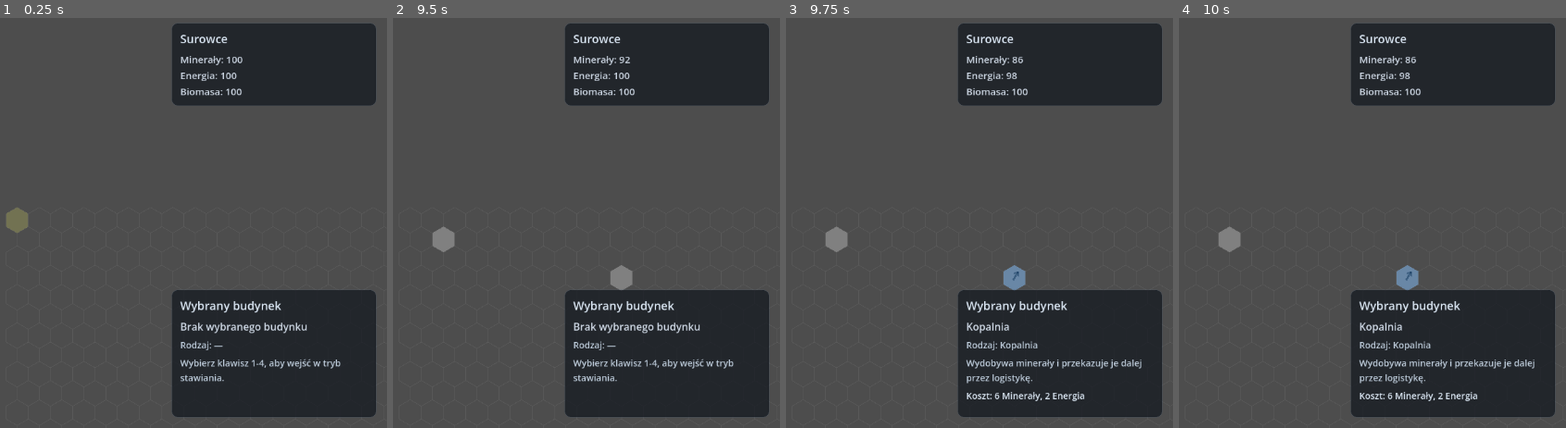
Above: before the commit, frames 1-4 (left to right).
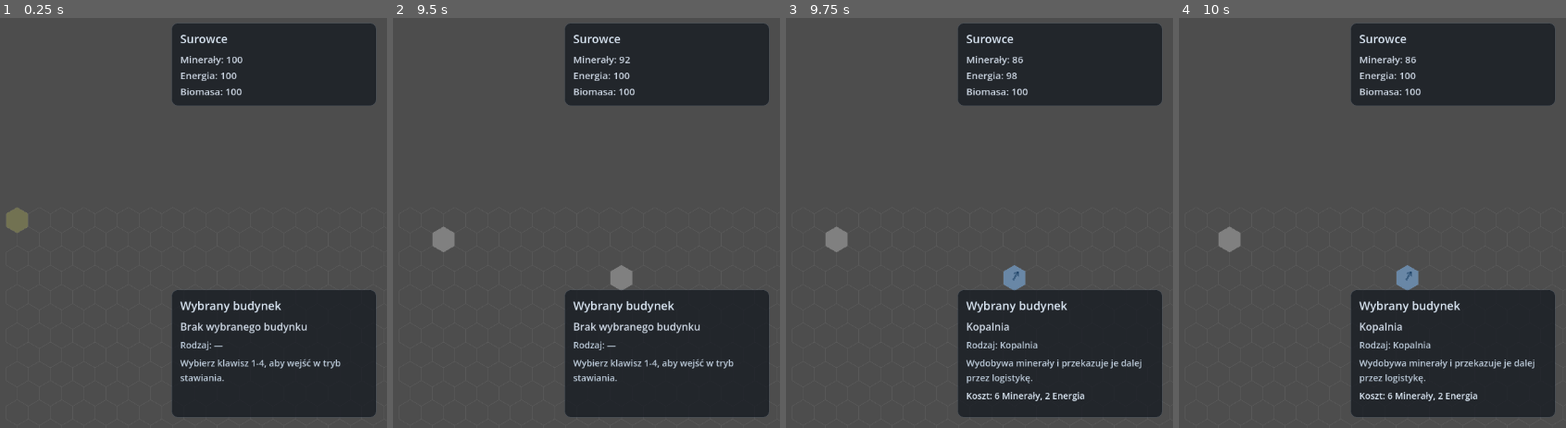
Above: after the commit, the same moments.

Repository: startrek1p2p/factory_game
Game: Godot game, scene res://scenes/main.tscn
Two runs of this game, one before a commit and one after it. Both use one fixed random seed, a clock stepped at 60 frames per second and the inputs below.
Inputs (mouse positions are in pixels of both pictures, inside the frame that each line leads up to):
- Up to frame 1 (0.25 s): no input
- Up to frame 2 (9.5 s): tap Enter at 0.5, 2, 3.5 s; move the mouse to (571, 198) at 0.52 s; tap 3 (build_conveyor) at 0.6, 8.1 s; click (571, 198) at 0.67 s; tap Space at 1.25, 2.75, 4.25 s; move the mouse to (outside the picture) at 1.27 s; tap 0 (build_disable) at 1.35, 8.85 s; click (outside the picture) at 1.42 s; move the mouse to (485, 128) at 2.02 s; tap 2 (build_mine) at 2.1 s; click (485, 128) at 2.17 s; move the mouse to (outside the picture) at 2.77 s; tap 4 (build_storage) at 2.85 s; click (outside the picture) at 2.92 s; move the mouse to (632, 284) at 3.52 s; tap 1 (build_wall) at 3.6 s; click (632, 284) at 3.67 s; move the mouse to (outside the picture) at 4.27 s; tap S (camera_move_down) at 4.35 s; click (outside the picture) at 4.42 s; move the mouse to (447, 218) at 5.02 s; tap A (camera_move_left) at 5.1 s; click (447, 218) at 5.17 s; move the mouse to (outside the picture) at 5.77 s; tap D (camera_move_right) at 5.85 s; click (outside the picture) at 5.92 s; move the mouse to (571, 198) at 6.52 s; tap W (camera_move_up) at 6.6 s; click (571, 198) at 6.67 s; move the mouse to (outside the picture) at 7.27 s; tap R (rotate_building) at 7.35 s; click (outside the picture) at 7.42 s; move the mouse to (485, 128) at 8.02 s; click (485, 128) at 8.17 s; move the mouse to (outside the picture) at 8.77 s; click (outside the picture) at 8.92 s
- Up to frame 3 (9.75 s): move the mouse to (1025, 284) at 9.52 s; tap 2 (build_mine) at 9.6 s; click (1025, 284) at 9.67 s
- Up to frame 4 (10 s): no input

Frames 1-3 are identical in both runs. In frame 4, less than 0.1% of the frame differs, in the area x 56-62%, y 13-15%.

Commit message:
Dodaj panele słoneczne i zasilanie kopalń w ticku symulacji

Diff:
--- a/scripts/GridManager.gd
+++ b/scripts/GridManager.gd
@@ -14,7 +14,8 @@
 	WALL,
 	MINE,
 	CONVEYOR,
-	STORAGE
+	STORAGE,
+	SOLAR_PANEL
 }
 
 enum Direction {
--- a/scripts/Simulation.gd
+++ b/scripts/Simulation.gd
@@ -8,14 +8,21 @@
 var planned_moves: Array = []
 var reserved_targets: Dictionary = {}
 var reserved_sources: Dictionary = {}
+var active_mines: Dictionary = {}
+
+var energy_available: int = 0
+const SOLAR_OUTPUT_PER_TICK := 2
+const MINE_ENERGY_COST_PER_TICK := 1
 
 func _init(grid_manager):
 	grid = grid_manager
+	energy_available = int(economy_state.resources.get(EconomyStateScript.RESOURCE_ENERGY, 0))
 
 func tick():
 	planned_moves.clear()
 	reserved_targets.clear()
 	reserved_sources.clear()
+	active_mines.clear()
 
 	# Jawna semantyka ticka: "max 1 ruch na item/tick" (bez pipeline'u).
 	# 1) input_snapshot = stan wejściowy odczytany raz na początku ticka.
@@ -25,12 +32,15 @@
 	# przetwarzany przez kolejne etapy tego samego ticka.
 	var input_snapshot: Dictionary = snapshot_items_from_grid()
 	var next_state: Dictionary = input_snapshot.duplicate(true)
+	stage_generate_energy_from_solar_panels()
+	prepare_active_mines_from_snapshot()
 
 	stage_mines_generate_into_next_state(input_snapshot, next_state)
 	collect_mine_moves_from_snapshot(input_snapshot)
 	collect_conveyor_moves_from_snapshot(input_snapshot)
 	apply_planned_moves_to_next_state(next_state)
 	commit_next_state_to_grid(next_state)
+	sync_energy_to_economy_state()
 
 func snapshot_items_from_grid() -> Dictionary:
 	var snapshot: Dictionary = {}
@@ -51,6 +61,8 @@
 
 			if cell["type"] != grid.BuildingType.MINE:
 				continue
+			if not is_mine_active(tile):
+				continue
 
 			if input_snapshot[tile] == null:
 				next_state[tile] = "ore"
@@ -62,6 +74,8 @@
 			var cell = grid.get_cell(tile)
 
 			if cell["type"] != grid.BuildingType.MINE:
+				continue
+			if not is_mine_active(tile):
 				continue
 
 			var item = input_snapshot[tile]
@@ -141,3 +155,44 @@
 func commit_next_state_to_grid(next_state: Dictionary):
 	for tile in next_state.keys():
 		grid.set_item_at(tile, next_state[tile])
+
+func stage_generate_energy_from_solar_panels() -> void:
+	var generated_energy := 0
+
+	for y in range(grid.GRID_HEIGHT):
+		for x in range(grid.GRID_WIDTH):
+			var tile = Vector2i(x, y)
+			var cell = grid.get_cell(tile)
+			if cell["type"] == grid.BuildingType.SOLAR_PANEL:
+				generated_energy += SOLAR_OUTPUT_PER_TICK
+
+	energy_available += generated_energy
+
+func prepare_active_mines_from_snapshot() -> void:
+	if MINE_ENERGY_COST_PER_TICK <= 0:
+		for y in range(grid.GRID_HEIGHT):
+			for x in range(grid.GRID_WIDTH):
+				var tile = Vector2i(x, y)
+				var cell = grid.get_cell(tile)
+				if cell["type"] == grid.BuildingType.MINE:
+					active_mines[tile] = true
+		return
+
+	for y in range(grid.GRID_HEIGHT):
+		for x in range(grid.GRID_WIDTH):
+			var tile = Vector2i(x, y)
+			var cell = grid.get_cell(tile)
+			if cell["type"] != grid.BuildingType.MINE:
+				continue
+
+			if energy_available < MINE_ENERGY_COST_PER_TICK:
+				return
+
+			energy_available -= MINE_ENERGY_COST_PER_TICK
+			active_mines[tile] = true
+
+func is_mine_active(tile: Vector2i) -> bool:
+	return active_mines.has(tile)
+
+func sync_energy_to_economy_state() -> void:
+	economy_state.resources[EconomyStateScript.RESOURCE_ENERGY] = energy_available
--- a/scripts/controllers/UIController.gd
+++ b/scripts/controllers/UIController.gd
@@ -30,6 +30,12 @@
 		"kind": "magazyn",
 		"description": "Przyjmuje i gromadzi dostarczone surowce.",
 		"cost": {"Minerały": 8, "Energia": 1}
+	},
+	GridManagerScript.BuildingType.SOLAR_PANEL: {
+		"name": "Panel słoneczny",
+		"kind": "energia",
+		"description": "Generuje energię co tick i zasila infrastrukturę wydobywczą.",
+		"cost": {"Minerały": 5, "Biomasa": 1}
 	}
 }
 
Not shown, changed: PLAN_ECHOCORE.md
